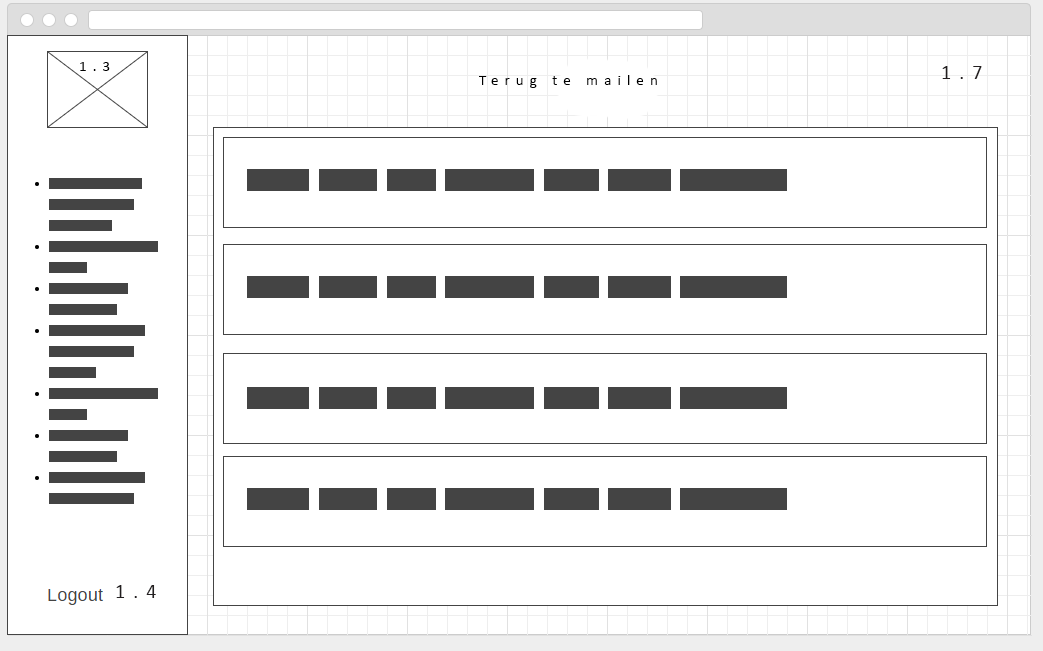
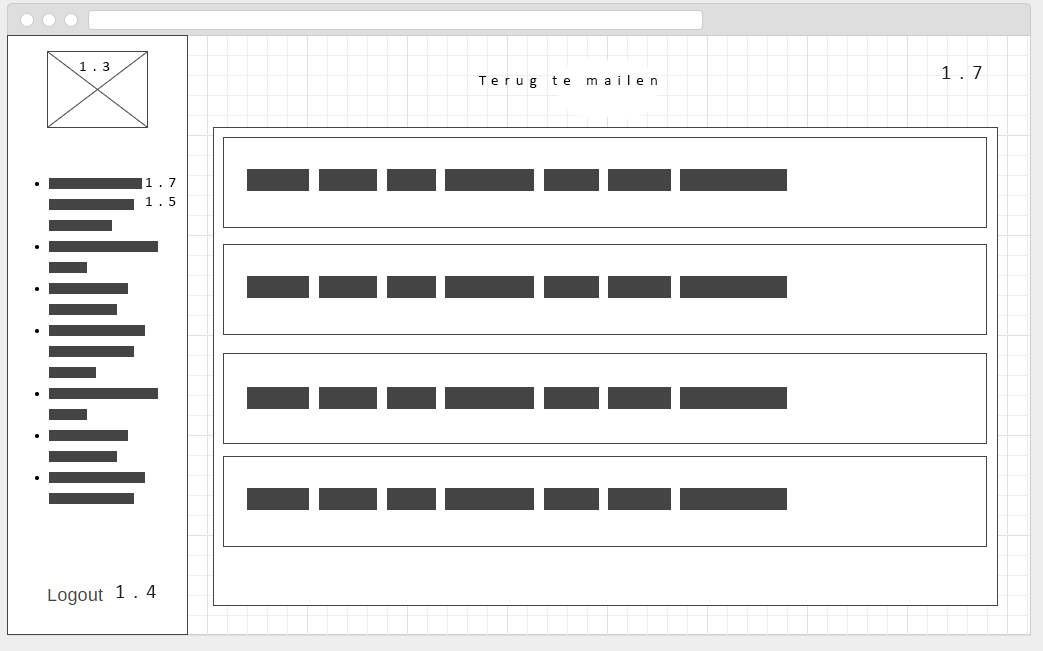
Two versions of the same layered image (1043×651). Layer-by-layer changes:
added layer "1.5" above "1.7" over (146, 197, 176, 206)
added layer "1.7" above "1.3" over (146, 178, 176, 187)
